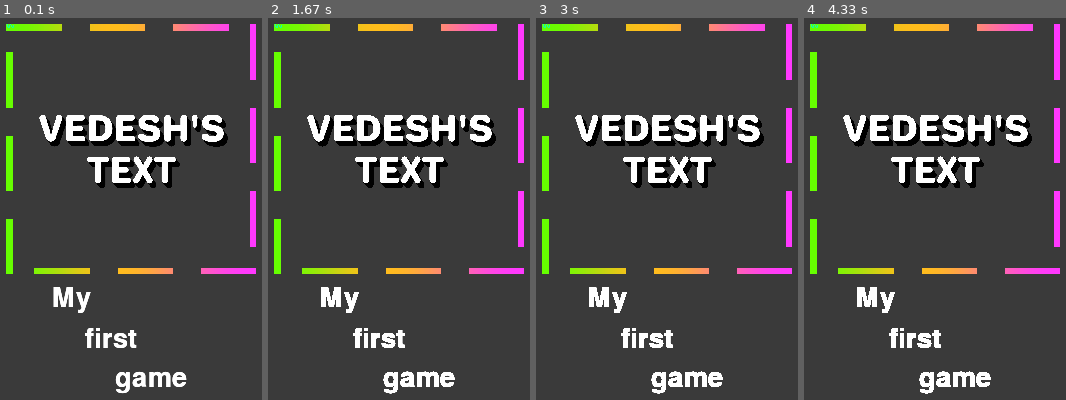
Above: before the commit, frames 1-4 (left to right).
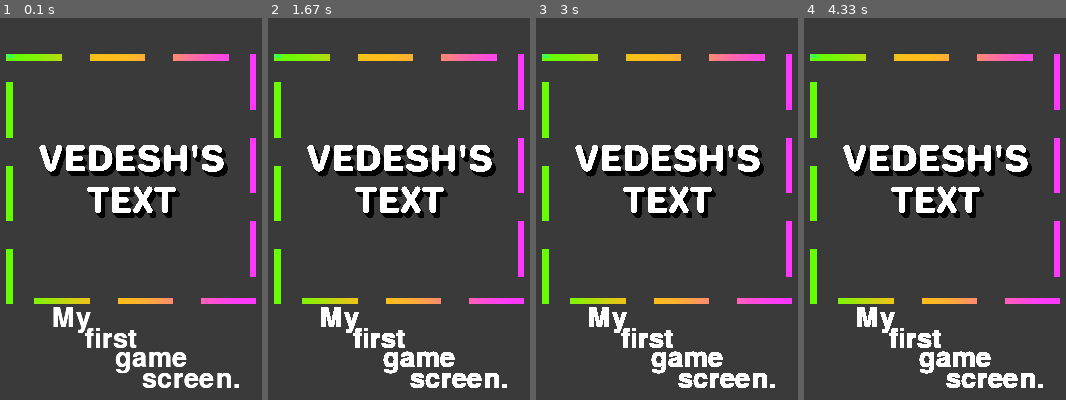
Above: after the commit, the same moments.

Repository: Vedhesh/Codingal
Game: pygame game, started from PYGAME/CLASS-1-PYGAME-WINDOW/PROJECT/main.py
Two runs of this game, one before a commit and one after it. Both use one fixed random seed, a clock stepped at 60 frames per second and the inputs below.
Inputs:
- Up to frame 1 (0.1 s): no input
- Up to frame 2 (1.67 s): no input
- Up to frame 3 (3 s): no input
- Up to frame 4 (4.33 s): no input

The runs differ from the first frame. In frame 1, 20% of the frame differs, in the area x 2-98%, y 1-99%; in frame 2, 20%; in frame 3, 20%; in frame 4, 20%.

Commit message:
fix of dimensions
asfasf

Diff:
--- a/PYGAME/CLASS-1-PYGAME-WINDOW/PROJECT/main.py
+++ b/PYGAME/CLASS-1-PYGAME-WINDOW/PROJECT/main.py
@@ -10,19 +10,19 @@
 
 image = pygame.image.load("PYGAME\CLASS-1-PYGAME-WINDOW\PROJECT\\fixed_alpha.png")
 image_scale = pygame.transform.scale(image.convert_alpha(),(SCREEN_WIDTH//2,SCREEN_HEIGHT//2))
-image_rect = image_scale.get_rect(center=(SCREEN_WIDTH//2,SCREEN_HEIGHT//2 - 30))
+image_rect = image_scale.get_rect(center=(SCREEN_WIDTH//2,SCREEN_HEIGHT//2))
 
 text_my = pygame.font.Font(None, 40).render("My", True, pygame.Color("white"))
-text_my_rect = text_my.get_rect(center=(SCREEN_WIDTH//2 - 60, SCREEN_HEIGHT//2 + 120))
+text_my_rect = text_my.get_rect(center=(SCREEN_WIDTH//2 - 60, SCREEN_HEIGHT//2 + 140))
 
 text_first = pygame.font.Font(None, 40).render("first", True, pygame.Color("white"))
 text_first_rect = text_first.get_rect(center=(SCREEN_WIDTH//2 - 20, SCREEN_HEIGHT//2 + 160))
 
 text_game = pygame.font.Font(None, 40).render("game", True, pygame.Color("white"))
-text_game_rect = text_game.get_rect(center=(SCREEN_WIDTH//2 + 20, SCREEN_HEIGHT//2 + 200))
+text_game_rect = text_game.get_rect(center=(SCREEN_WIDTH//2 + 20, SCREEN_HEIGHT//2 + 180))
 
 text_screen = pygame.font.Font(None, 40).render("screen.", True, pygame.Color("white"))
-text_screen_rect = text_screen.get_rect(center=(SCREEN_WIDTH//2 + 60, SCREEN_HEIGHT//2 + 240))
+text_screen_rect = text_screen.get_rect(center=(SCREEN_WIDTH//2 + 60, SCREEN_HEIGHT//2 + 200))
 
 
 def render_loop():
@@ -39,6 +39,7 @@
         display_surface.blit(text_my,text_my_rect)
         display_surface.blit(text_first,text_first_rect)
         display_surface.blit(text_game,text_game_rect)
+        display_surface.blit(text_screen,text_screen_rect)
         pygame.display.flip()
         clock.tick(30)
 
